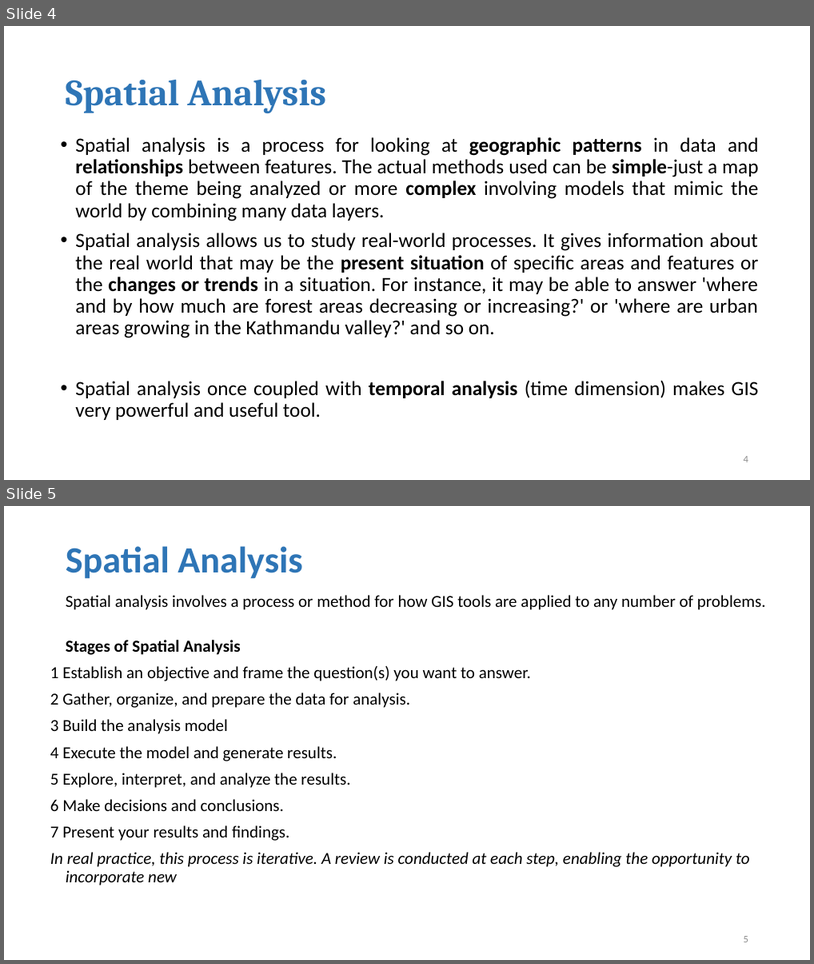
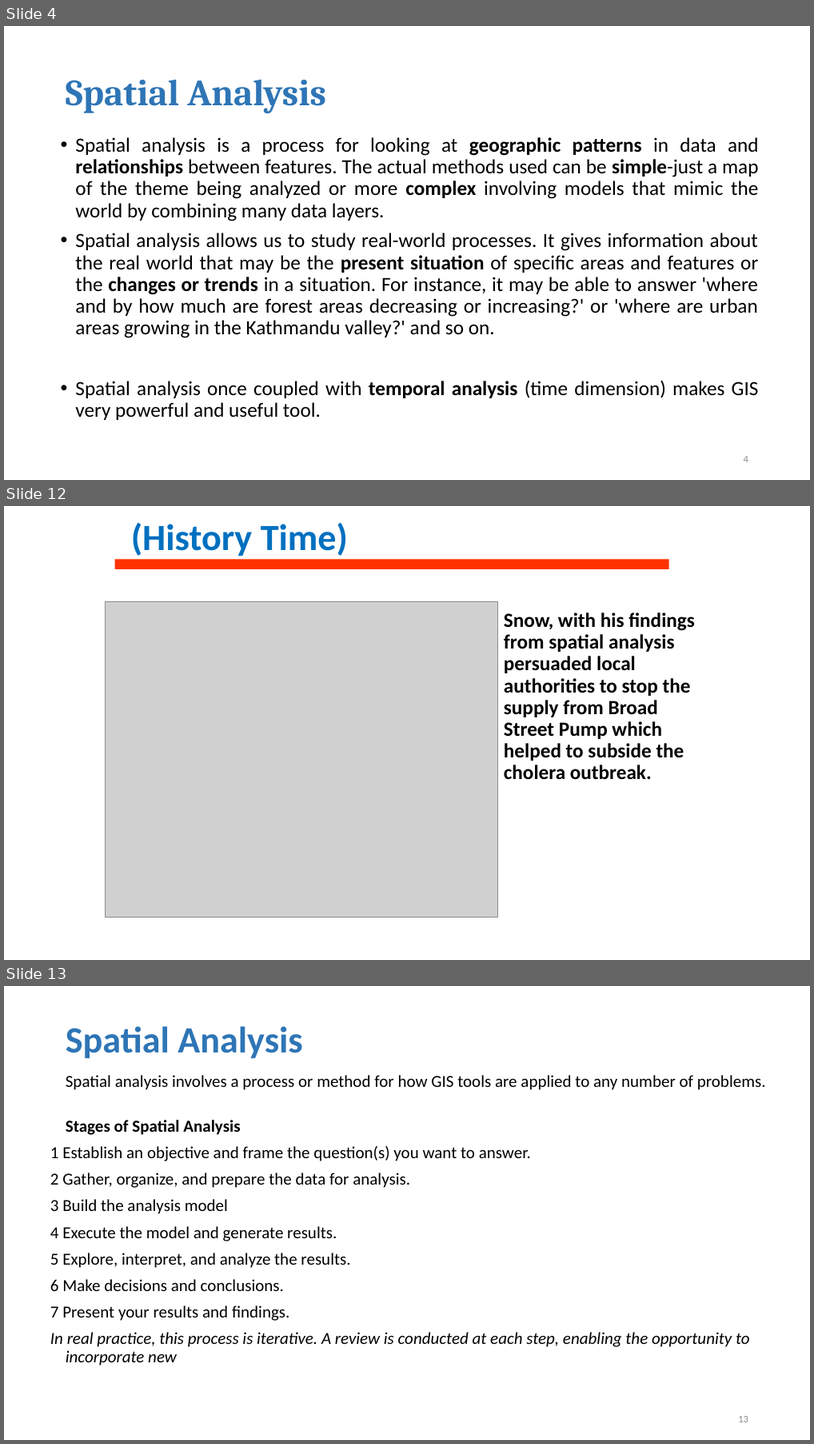
Before and after one commit to geo-canvas/geohydroinformatics, a slide deck: lectures/e) Spatial Analysis/Spatial Analysis.pptx. Shown one above the other, each under a label of ours: slides 4 and 5 before the commit, slides 4, 12 and 13 after it; the slides between them are not shown. The pictures are 814x964 and 814x1444 pixels, drawn with LibreOffice and Linux fonts; fonts in the diff are those of the drawing; grey boxes stand for pictures. Boxes give left, top, right and bottom in pixels: in the first picture for what was removed or moved away, otherwise in the second. Text is boxed around its words. In the diff, an @@ line names an element or a change of style, - is before the commit and + after.

```diff
--- a/lectures/e) Spatial Analysis/Spatial Analysis.pptx
+++ b/lectures/e) Spatial Analysis/Spatial Analysis.pptx
@@ slide 12 added at [4,506,810,960], background #FFFFFF @@
@@ title added at [131,523,348,560], 44 pt, text #0070C0, bold @@
+(History Time)
@@ rectangle added at [114,560,670,569], fill #FF3300 @@
@@ picture added at [105,601,498,916] @@
@@ text added at [504,612,695,780], 24 pt, text #000000, bold @@
+Snow, with his findings from spatial analysis persuaded local authorities to stop the supply from Broad Street Pump which helped to subside the cholera outbreak.
@@ what was slide 5 is now slide 13 @@
@@ page number at [738,1416,749,1422]: text changed @@
-5
+13
```
Also in this commit, not shown: 1 slide changed, 8 other slides added, 6 other files.
